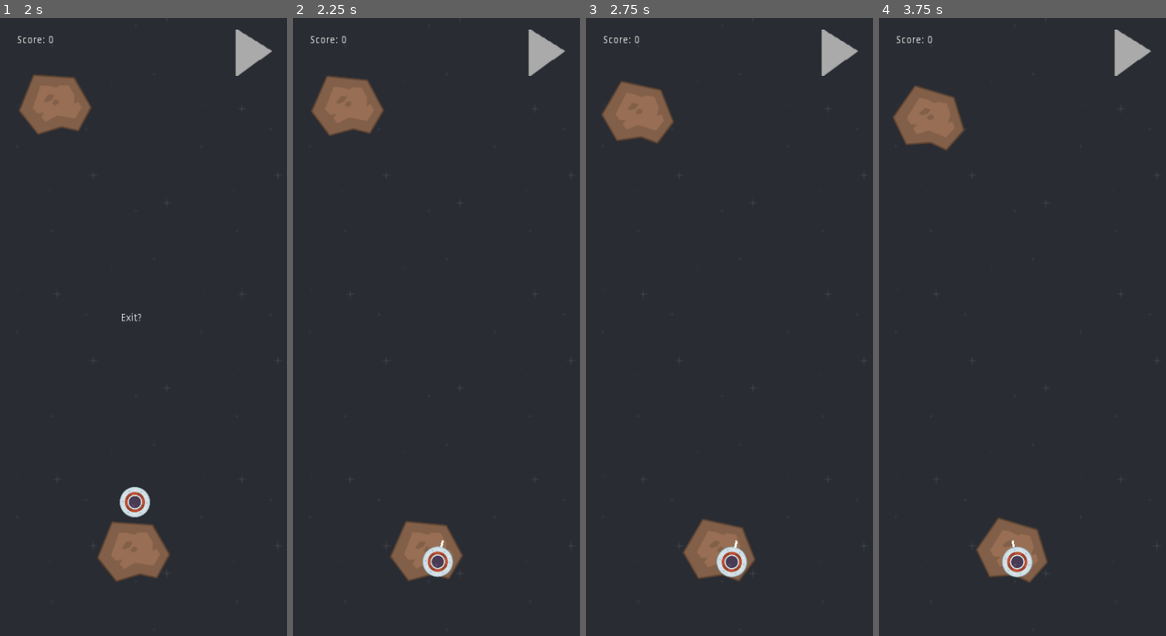
Above: before the commit, frames 1-4 (left to right).
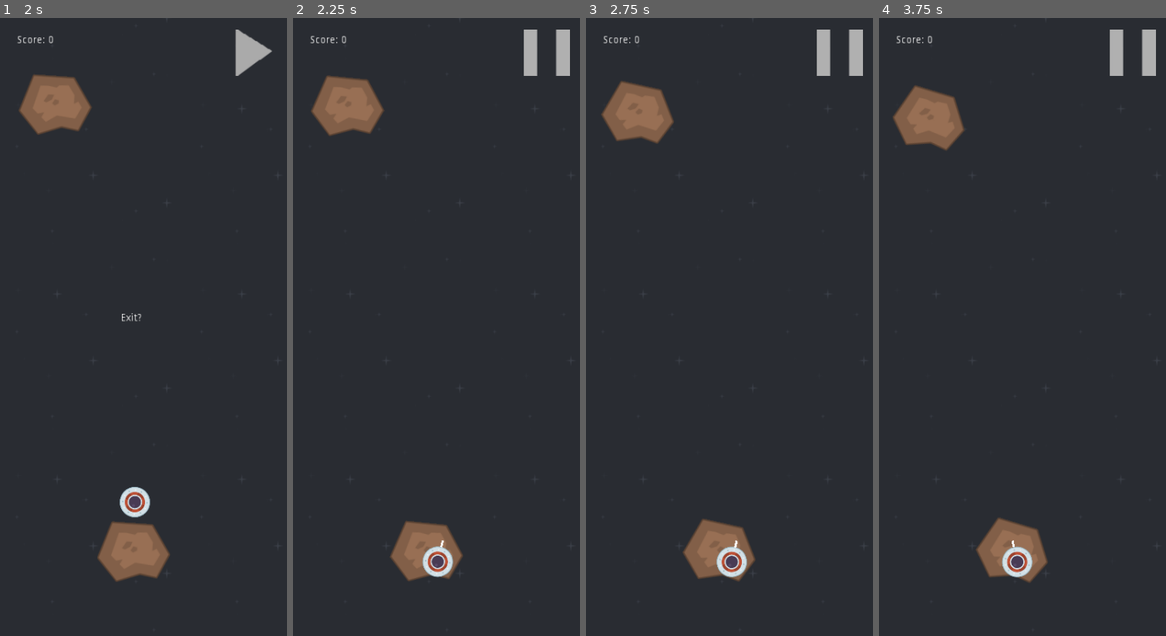
Above: after the commit, the same moments.

Repository: brendankhoury/To-the-moon-and-hack
Game: Godot game, scene res://Src/Main.tscn
Same seed, same stepped clock (60 frames per second), same inputs: the game is played once before the commit and once after it.
Inputs (mouse positions are in pixels of both pictures, inside the frame that each line leads up to):
- Up to frame 1 (2 s): click "Press to Start" at 0.5 s; click (252, 55) at 1.25 s
- Up to frame 2 (2.25 s): tap Enter at 2 s; move the mouse to (499, 296) at 2.02 s; hold Space (tap) from 2.03 s (still down)
- Up to frame 3 (2.75 s): keep holding Space (tap)
- Up to frame 4 (3.75 s): move the mouse to (965, 357) at 2.77 s; release Space (tap) at 2.78 s; tap Space (tap) at 2.85, 3.5 s; move the mouse to (1051, 191) at 3.52 s; hold Space (tap) from 3.53 s (still down)

Frame 1 is identical in both runs. In frame 2, 0.8% of the frame differs, in the area x 80-97%, y 1-10%; in frame 3, 0.8%; in frame 4, 0.8%.

Commit message:
Fixed pause button graphic change

Diff:
--- a/Src/Main.tscn
+++ b/Src/Main.tscn
@@ -38,14 +38,11 @@
 func _on_TextureButton_button_down():
 	if get_parent().get_node(\"StartButton\").started:
 		paused = true
+		texture_normal = play_texture
 		get_tree().paused = true
 		get_parent().get_node(\"StartButton\").disabled = false
 		get_parent().get_node(\"StartButton\").visible = true
 		down = true
-	if paused:
-		texture_normal = play_texture
-	else:
-		texture_normal = pause_texture
 
 
 func _on_TextureButton_button_up():
@@ -54,16 +51,12 @@
 			up = false
 			down = false
 			get_tree().paused = false
+			texture_normal = pause_texture
 			get_parent().get_node(\"StartButton\").disabled = true
 			get_parent().get_node(\"StartButton\").visible = false
 		if down:
 			down = false
 			up = true
-
-	if paused:
-		texture_normal = play_texture
-	else:
-		texture_normal = pause_texture
 "
 
 [sub_resource type="Curve2D" id=3]
